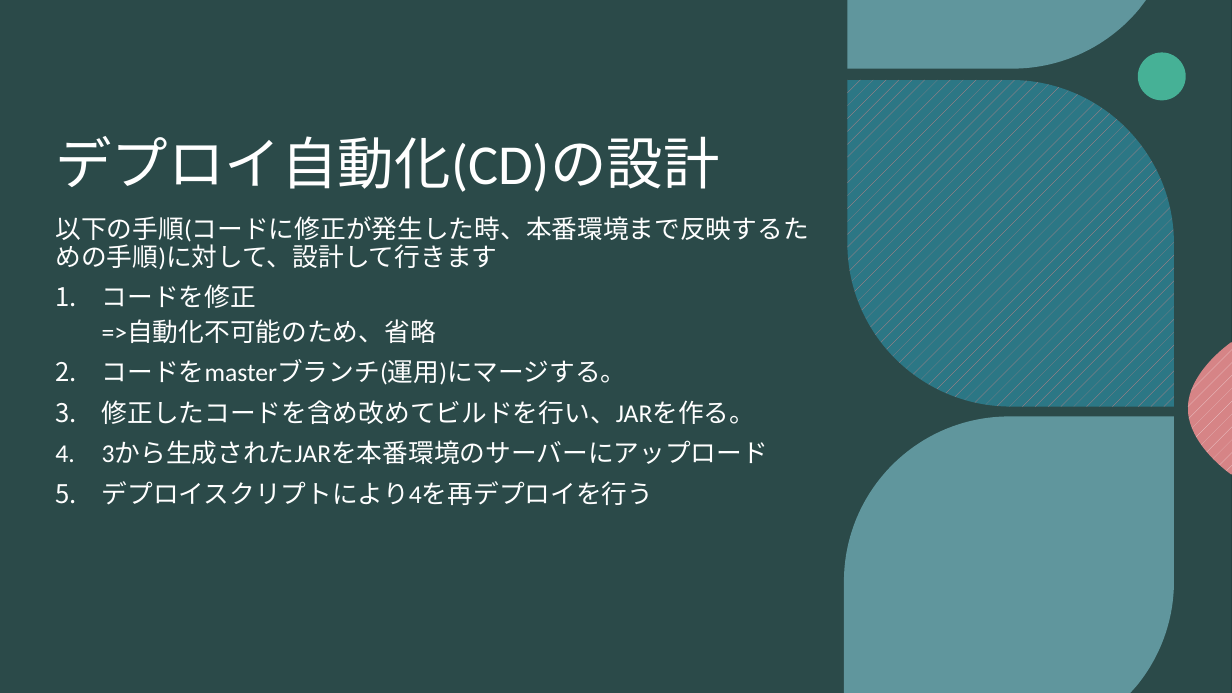
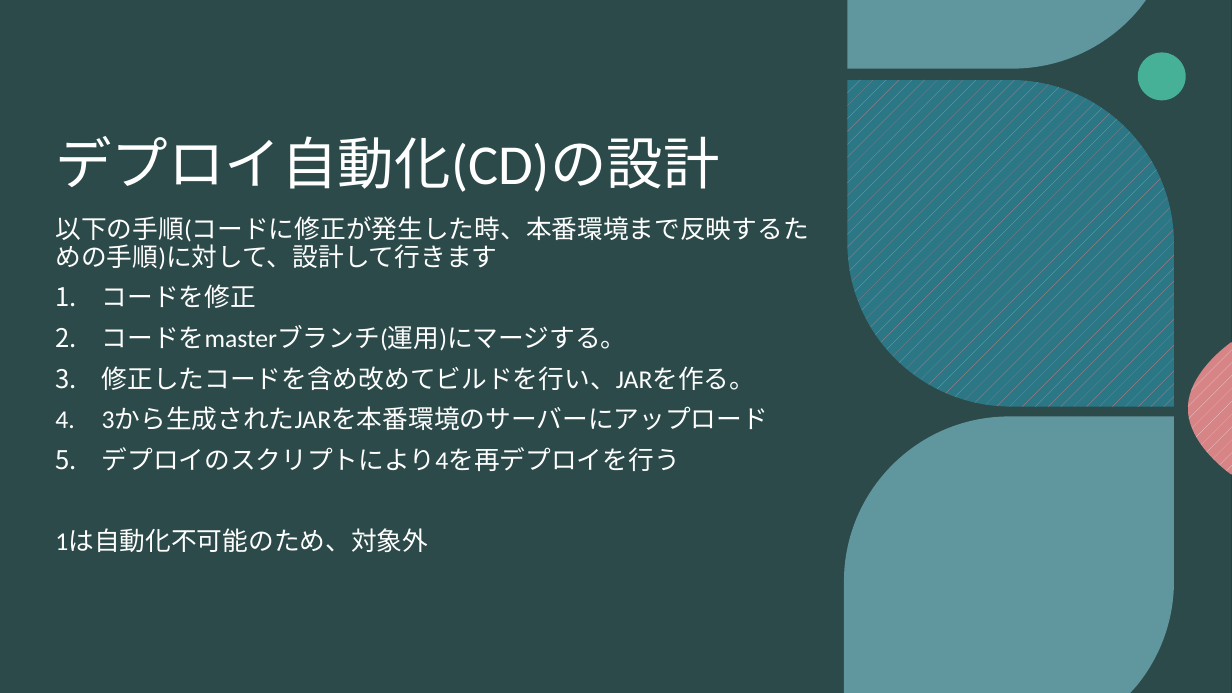
Before and after one commit to bittap/azusato, a slide deck: slide 7 of document/CI・CD/デプロイ自動化.pptx. Drawn at 1232x693 pixels with LibreOffice and Linux fonts; fonts in the diff are those of the drawing; background and template pictures are left out. Boxes give left, top, right and bottom in pixels: in the first picture for what was removed or moved away, otherwise in the second. Text is boxed around its words. In the diff, an @@ line names an element or a change of style, - is before the commit and + after.

```diff
--- a/document/CI・CD/デプロイ自動化.pptx
+++ b/document/CI・CD/デプロイ自動化.pptx
@@ text at bbox=[102, 320, 436, 343]: paragraph removed @@
-  =>自動化不可能のため、省略
@@ text at bbox=[55, 447, 680, 552]: text changed @@
-5. デプロイスクリプトにより4を再デプロイを行う
+5. デプロイのスクリプトにより4を再デプロイを行う
+1は自動化不可能のため、対象外
```
Also in this commit, not shown: 7 other slides changed, 1 slide added.
